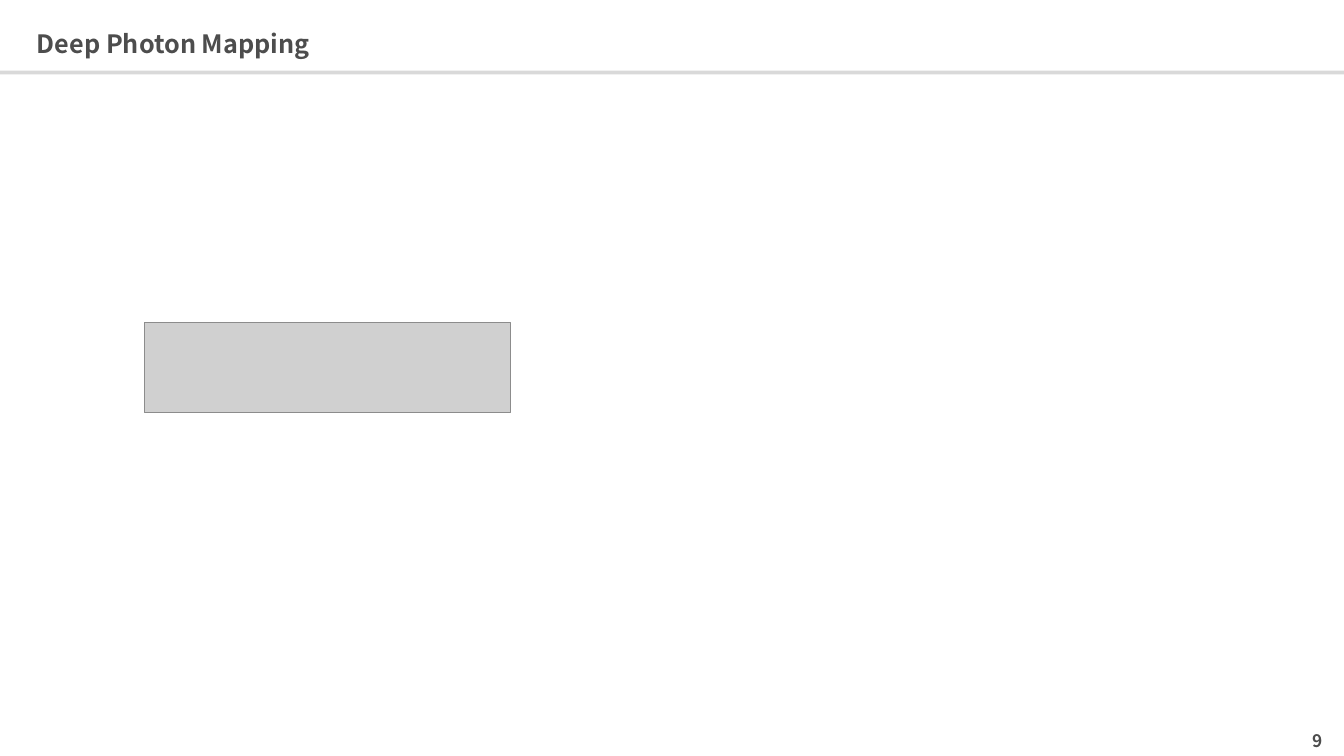
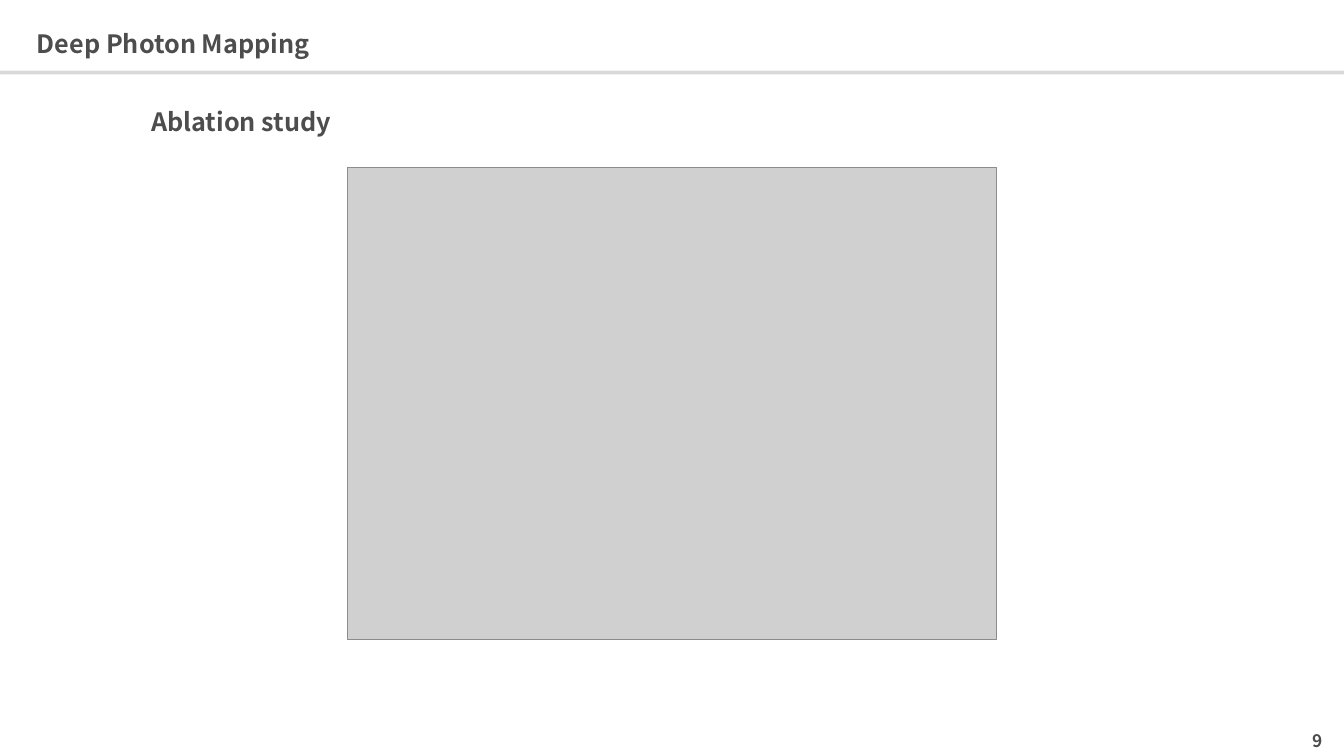
Before and after one commit to 0V/survey-paper-rendering, a slide deck: slide 10 of ppts/photonmapping/Deep Photon Mapping.pptx. Drawn at 1344x756 pixels with LibreOffice and Linux fonts; fonts in the diff are those of the drawing; grey boxes stand for pictures. Boxes give left, top, right and bottom in pixels: in the first picture for what was removed or moved away, otherwise in the second. Text is boxed around its words. In the diff, an @@ line names an element or a change of style, - is before the commit and + after.

```diff
--- a/ppts/photonmapping/Deep Photon Mapping.pptx
+++ b/ppts/photonmapping/Deep Photon Mapping.pptx
@@ text added at <box>151,110,331,137</box>, 18 pt, text #4D4D4D, bold @@
+Ablation study
@@ picture added at <box>348,167,997,639</box> @@
@@ picture removed at <box>144,323,511,413</box> @@
```
Also in this commit, not shown: 5 other slides changed, 4 slides added, 6 other files.
